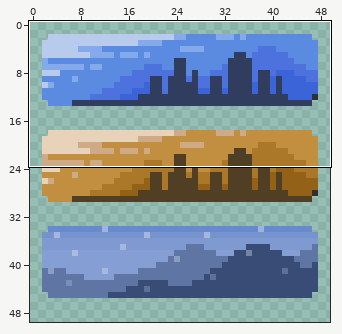
One commit to this pixel-art file: Spiceholic2025/App/image/head.aseprite. Above: a wide view before the commit, with the close-up outlined.
Close-up. Before the commit:
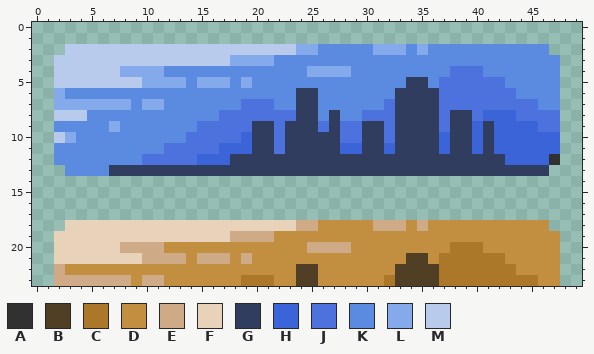
50x64 pixels, 1 frame. Colours within 5 levels of each other are drawn and written as one. Shown: x 0..49, y 0..23. The wide view leaves out empty margins.
Visible layers, top first: "snow", "Layer 1".
Palette (. is transparent): A #313131  B #503f25  C #ab782a  D #c28f41  E #ceab86  F #e8d2b9  G #303d5f  H #3c64d9  J #4d72dd  K #5b8ae1  L #85aaec  M #b9cbec
Pixels before, first column x 2:
 2 .MMMMMMMMMMMMMMMMMMMMMLLKKKKKLLLKLKKKKKKKKKKK.
 3 MMMMMMMMMMMMMMMMLLLLKKKKKKKKKKKKKKKKKKKKKKKKKK
 4 MMMMMMLLLLKKKKKKKKKKKKKLLLLKKKKKKKKKJJJKKKKKKK
 5 MMMMMMMMLLLLKLLLKLKKKKKKKKKKKKKKGGKJJJJJJKKKKK
 6 LKKKKKKKKKKKKKKKKKKKKKGGKKKKKKKGGGGJJJJJJJKKKK
 7 LLLLLLLKLLKKKKKKKJJJKKGGKKKKKKJGGGGJJJJJJJJJKK
 8 MMMKKKKKKKKKKKKJJJJJJJGGKGKKJJJGGGGJGGJHHHJJJJ
 9 KKKKKLKKKKKKKJJJJJGGJGGGJGJJGGJGGGGJGGHGHHHHJJ
10 MLKKKKKKKKKKJJJJJHGGJGGGGGJJGGJGGGGHGGHGHHHHHH
11 KKKKKKKKKKJJJJJHHHGGJGGGGGHHGGHGGGGHGGHGHHHHHH
12 KKKKKKKKJJJJJHHHGGGGGGGGGGGGGGGGGGGGGGGGGHHHHA
13 .KKKKGGGGGGGGGGGGGGGGGGGGGGGGGGGGGGGGGGGGGGGG.
14 ..............................................
15 ..............................................
16 ..............................................
17 ..............................................
18 .FFFFFFFFFFFFFFFFFFFFFEEDDDDDEEEDEDDDDDDDDDDD.
19 FFFFFFFFFFFFFFFFEEEEDDDDDDDDDDDDDDDDDDDDDDDDDD
20 FFFFFFEEEEDDDDDDDDDDDDDEEEEDDDDDDDDDCCCDDDDDDD
21 FFFFFFFFEEEEDEEEDEDDDDDDDDDDDDDDBBDCCCCCCDDDDD
22 EDDDDDDDDDDDDDDDDDDDDDBBDDDDDDDBBBBCCCCCCCDDDD
23 EEEEEEEDEEDDDDDDDCCCDDBBDDDDDDCBBBBCCCCCCCCCDD
After the commit:
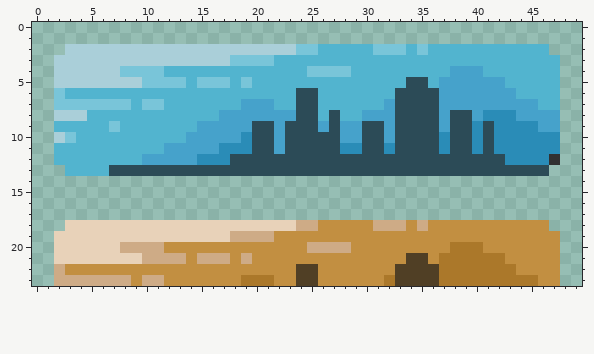
From old to new:
colour G: #303d5f -> #2c4b57
colour H: #3c64d9 -> #2a8cb7
colour J: #4d72dd -> #46a2cb
colour K: #5b8ae1 -> #52b4cf
colour L: #85aaec -> #79c5d9
colour M: #b9cbec -> #aacfd9
Boxes around the changes in both close-ups, in picture pixels (x1, y1, x2, y2):
changed: (54, 44, 560, 176)
